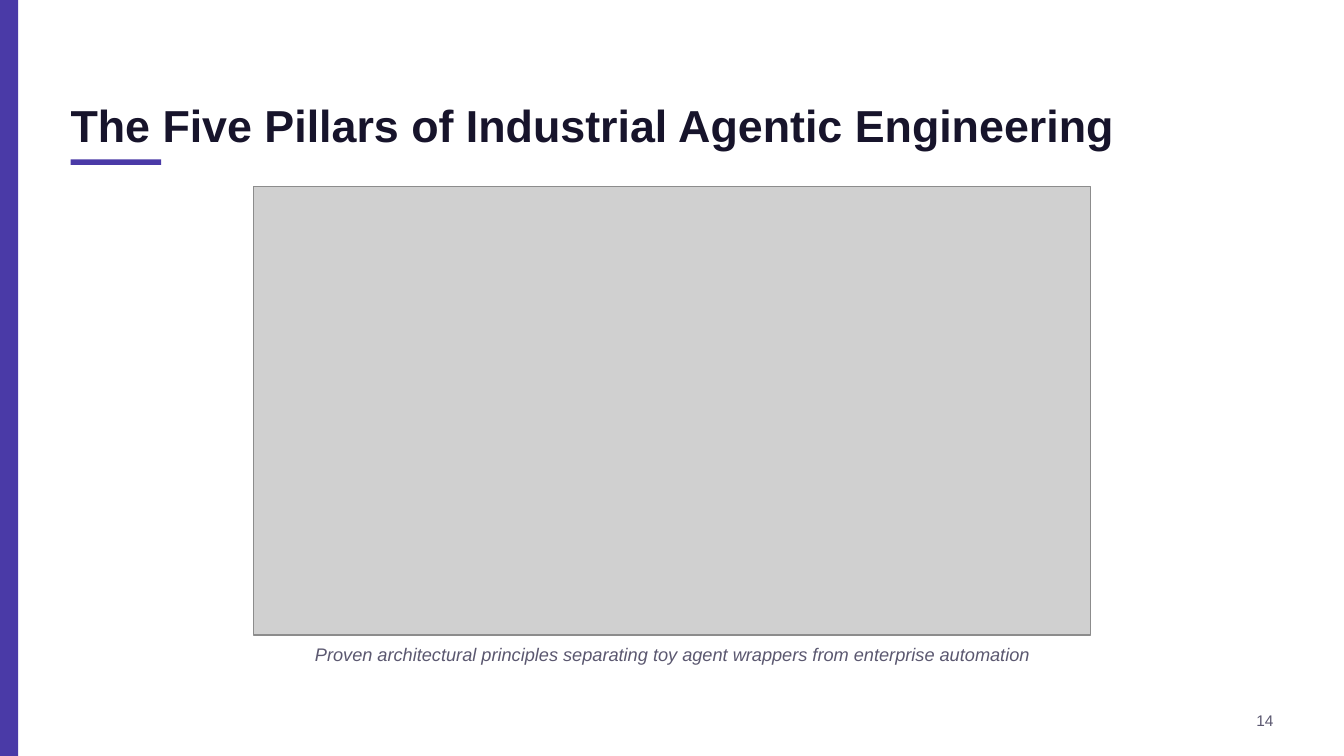
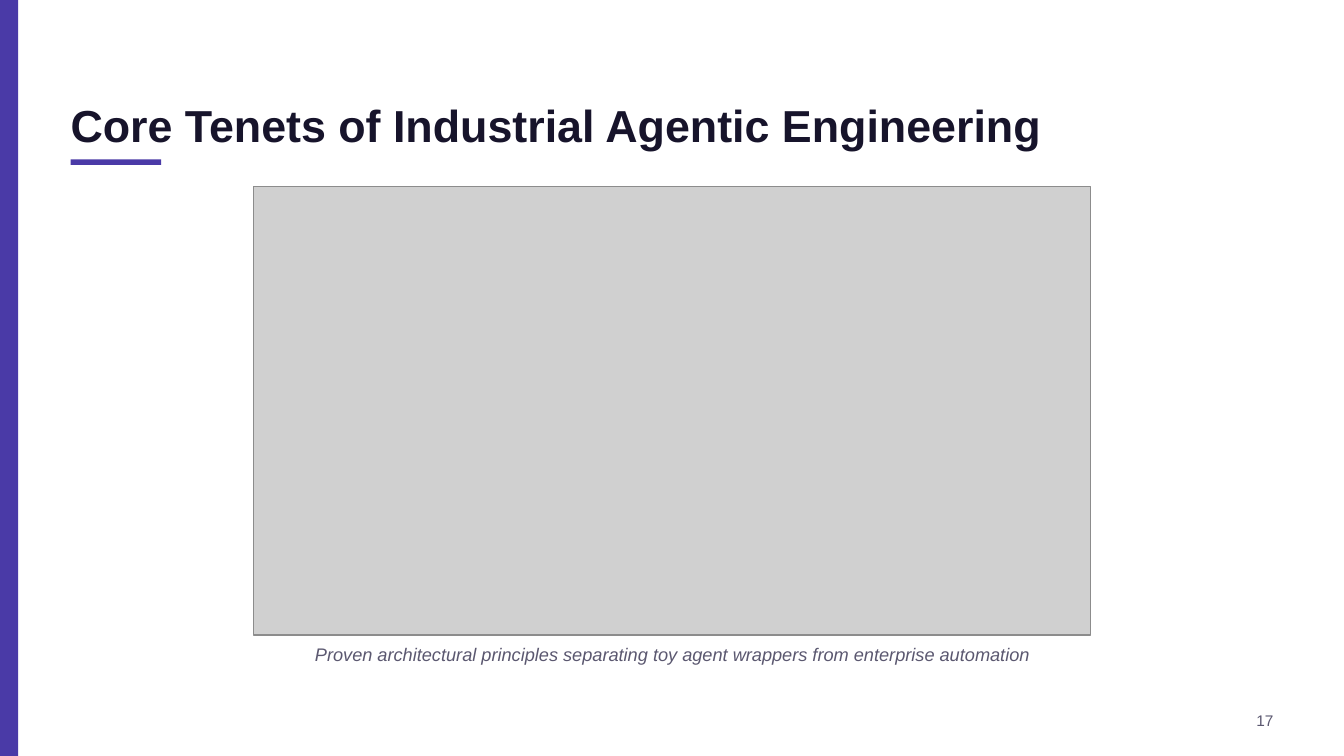
Before and after one commit to KaushalJainAI/AIAAS, a slide deck: slide 17 of AIAAS_Architecture_Technical_Overview.pptx (slide 14 before the commit). Drawn at 1344x756 pixels with LibreOffice and Linux fonts; fonts in the diff are those of the drawing; grey boxes stand for pictures. Boxes give left, top, right and bottom in pixels: in the first picture for what was removed or moved away, otherwise in the second. Text is boxed around its words. In the diff, an @@ line names an element or a change of style, - is before the commit and + after.

Commit message:
docs: investor pitch deck, testing chapter and infra guides
Add AIAAS_Investor_Pitch.pptx + presenter guide, LLD 11_How_We_Test, cloud/networking, infra and realtime guides. Update arch overview deck, drop stale HTML export and typo file, ignore presentation assets.

```diff
--- a/AIAAS_Architecture_Technical_Overview.pptx
+++ b/AIAAS_Architecture_Technical_Overview.pptx
@@ text at [71,109,1041,151]: text changed @@
-The Five Pillars of Industrial Agentic Engineering
+Core Tenets of Industrial Agentic Engineering
@@ text at [1256,715,1273,726]: text changed @@
-14
+17
```
Also in this commit, not shown: 5 other slides changed, 3 slides added, 1 slide removed, 10 other files.
